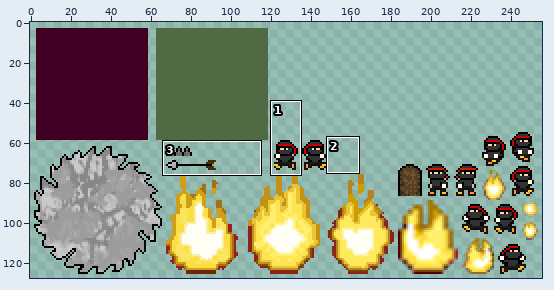
A sprite sheet gets an edit: android/assets/images/escape.pack.png. Above: a wide view before the commit, with the close-up outlined.
Close-up. Earlier state:
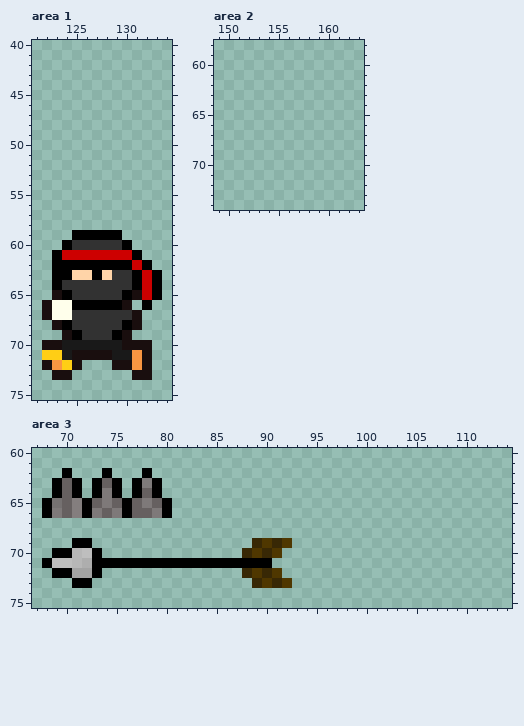
The file is 256x128 pixels. Pixels under 10% opacity are left out. Colours within 5 levels of each other are drawn and written as one. Shown: area 1: x 121..134, y 40..75; area 2: x 149..163, y 58..74; area 3: x 67..114, y 60..75. The commit also changed other parts of the picture, which this record leaves out.
Now the later version:
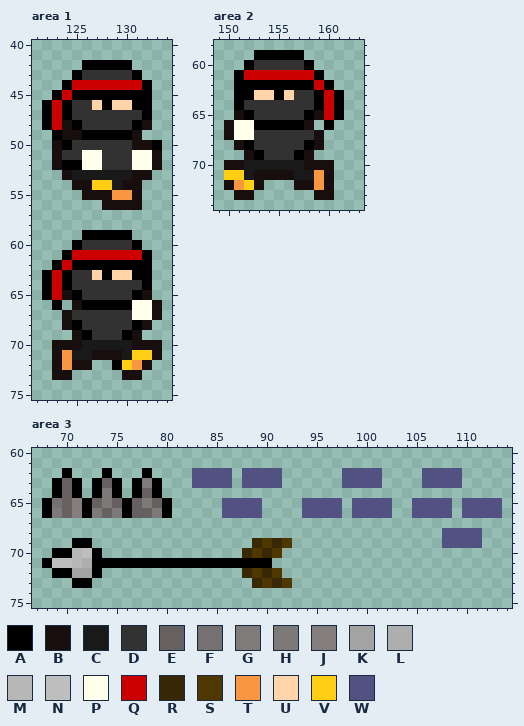
Palette (. is transparent): A #000000  B #190e0e  C #191919  D #323232  E #666060  F #757070fa  G #7e7979f8  H #7e7979  J #847e7e  K #a3a3a3  L #aeaeae  M #b7b7b7  N #bebebe  P #ffffeb  Q #cd0000  R #382805  S #4f3700  T #f89642  U #ffd4a8  V #ffce15  W #525282
Difference:
Area 1:
y 42: x 126..130 ..... -> AAAAA
y 43: x 125..131 ....... -> ADDDDDA
y 44: x 124..132 ......... -> AQQQQQQQA
y 45: x 123..132 .......... -> AQAAAAAAAA
y 46: x 122..132 ........... -> AQADDUAUUAA
y 47: x 122..132 ........... -> AQADDDDDDDA
y 48: x 122..132 ........... -> AQBADDDDDAB
y 49: x 123..131 ......... -> ABBAAAAAB
y 50: x 123..133 ........... -> BADDDDDDBBA
y 51: x 123..133 ........... -> BDDPPDDDPPB
y 52: x 123..133 ........... -> BAAPPDDDPPB
y 53: x 124..132 ......... -> BCCCCCCBB
y 54: x 125..131 ....... -> BBVVCBB
y 55: x 126..131 ...... -> BBBTTB
y 56: x 128..131 .... -> BBBB
y 59: x 125 A -> .; x 130 . -> A
y 60: x 124..125 AD -> .A; x 130..131 A. -> DA
y 61: x 123..124 AQ -> .A; x 131..132 A. -> QA
y 62: x 124 A -> Q; x 131 Q -> A
y 63: x 122..123 .A -> AQ; x 125..130 UUAUDD -> DDUAUU; x 132..133 QA -> A.
y 64: x 122..124 .AD -> AQA; x 131..133 AQA -> DA.
y 65: x 122..125 .BAD -> AQBA; x 130..133 ABQA -> DAB.
y 66: x 122..125 BPPA -> .A.B; x 130..133 B.A. -> APPB
y 67: x 122..124 BPP -> ..B; x 131..133 B.. -> PPB
y 68: x 123..125 BAD -> .BA; x 130..132 AB. -> DAB
y 69: x 124..126 BAD -> .BA; x 129..131 AB. -> DAB
y 70: x 122 B -> .; x 124..125 CC -> BB; x 130 B -> C; x 133 . -> B
y 71: x 122..126 VVCBB -> .BTCC; x 129 C -> B; x 131..133 TB. -> VVB
y 72: x 122..124 BTV -> .BT; x 126 . -> B; x 129..130 BB -> AV
y 73: x 130 . -> B; x 132 B -> .
Area 2:
y 59: x 153..157 ..... -> AAAAA
y 60: x 152..158 ....... -> ADDDDDA
y 61: x 151..159 ......... -> AQQQQQQQA
y 62: x 151..160 .......... -> AAAAAAAAQA
y 63: x 151..161 ........... -> AAUUAUDDAQA
y 64: x 151..161 ........... -> ADDDDDDDAQA
y 65: x 151..161 ........... -> BADDDDDABQA
y 66: x 150..158 ......... -> BPPAAAAAB; x 160 . -> A
y 67: x 150..159 .......... -> BPPDDDDDDB
y 68: x 151..159 ......... -> BADDDDDAB
y 69: x 152..158 ....... -> BADDDAB
y 70: x 150..160 ........... -> BBCCCCCCBBB
y 71: x 150..160 ........... -> VVCBBBBCCTB
y 72: x 150..153 .... -> BTVB; x 157..160 .... -> BBTB
y 73: x 151..152 .. -> BB; x 159..160 .. -> BB
Area 3:
y 62..63: x 83..86 .... -> WWWW; x 88..91 .... -> WWWW; x 98..101 .... -> WWWW; x 106..109 .... -> WWWW
y 65..66: x 86..89 .... -> WWWW; x 94..97 .... -> WWWW; x 99..102 .... -> WWWW; x 105..108 .... -> WWWW; x 110..113 .... -> WWWW
y 68..69: x 108..111 .... -> WWWW
Changed places in both close-ups, as pixel boxes (x1, y1, x2, y2):
changed: (42, 60, 162, 380)
added: (224, 50, 344, 200)
added: (192, 468, 502, 548)
